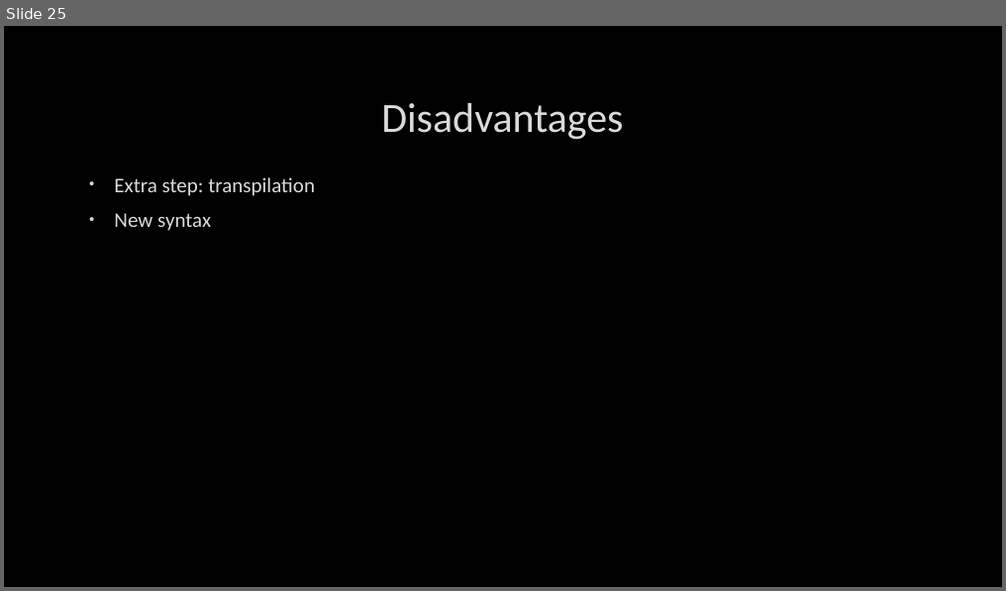
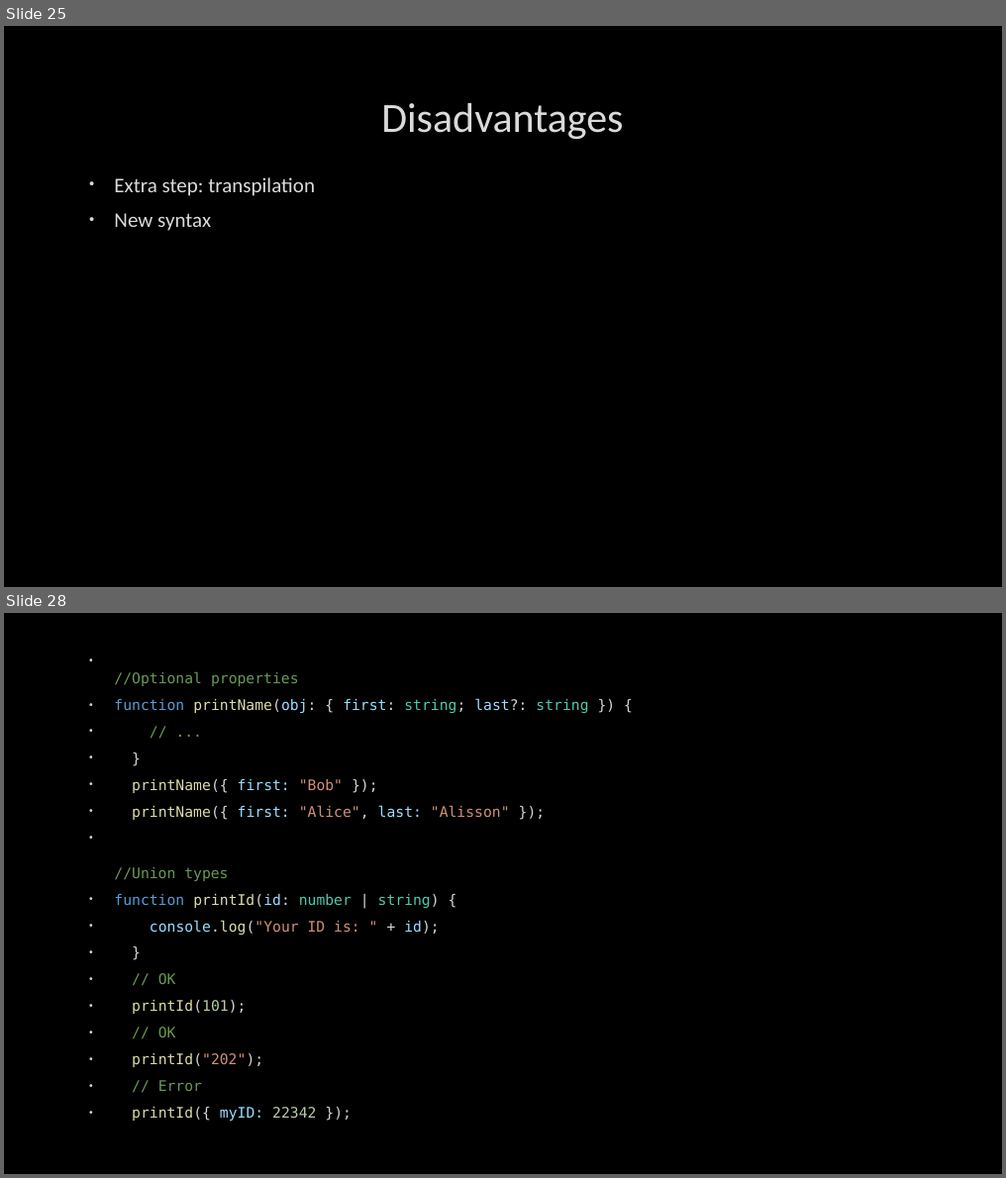
Before and after one commit to PaulaDianaCuc/OOPTraining, a slide deck: OOP JavaScript Training presentation.pptx. Shown one above the other, each under a label of ours: slide 25 before the commit, slides 25 and 28 after it; the slides between them are not shown. The pictures are 1006x591 and 1006x1178 pixels, drawn with LibreOffice and Linux fonts; fonts in the diff are those of the drawing; background and template pictures are left out. Boxes give left, top, right and bottom in pixels: in the first picture for what was removed or moved away, otherwise in the second. Text is boxed around its words. In the diff, an @@ line names an element or a change of style, - is before the commit and + after.

```diff
--- a/OOP JavaScript Training presentation.pptx
+++ b/OOP JavaScript Training presentation.pptx
@@ slide 28 added at (4,613,1002,1174), background picture (left out) @@
@@ text added at (114,672,588,1091), 14 pt, text #DCDCAA @@
+• //Optional properties
+• function printName(obj: { first: string; last?: string }) {
+• // ...
+• }
+• printName({ first: "Bob" });
+• printName({ first: "Alice", last: "Alisson" });
+• //Union types
+• function printId(id: number | string) {
+• console.log("Your ID is: " + id);
+• }
+• // OK
+• printId(101);
+• // OK
+• printId("202");
+• // Error
+• printId({ myID: 22342 });
```
Also in this commit, not shown: 1 slide changed, 12 other slides added, 6 slides removed.
